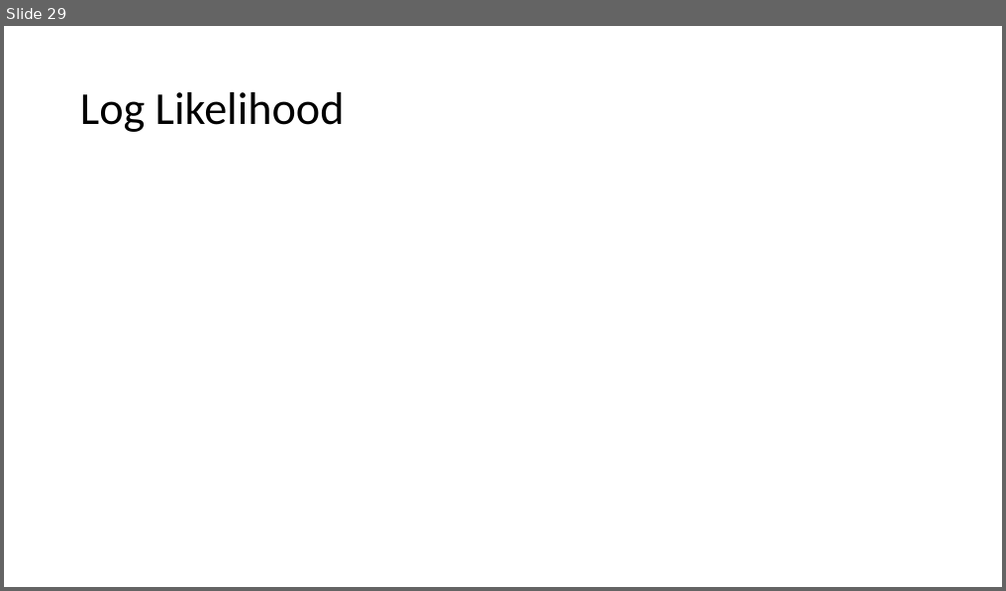
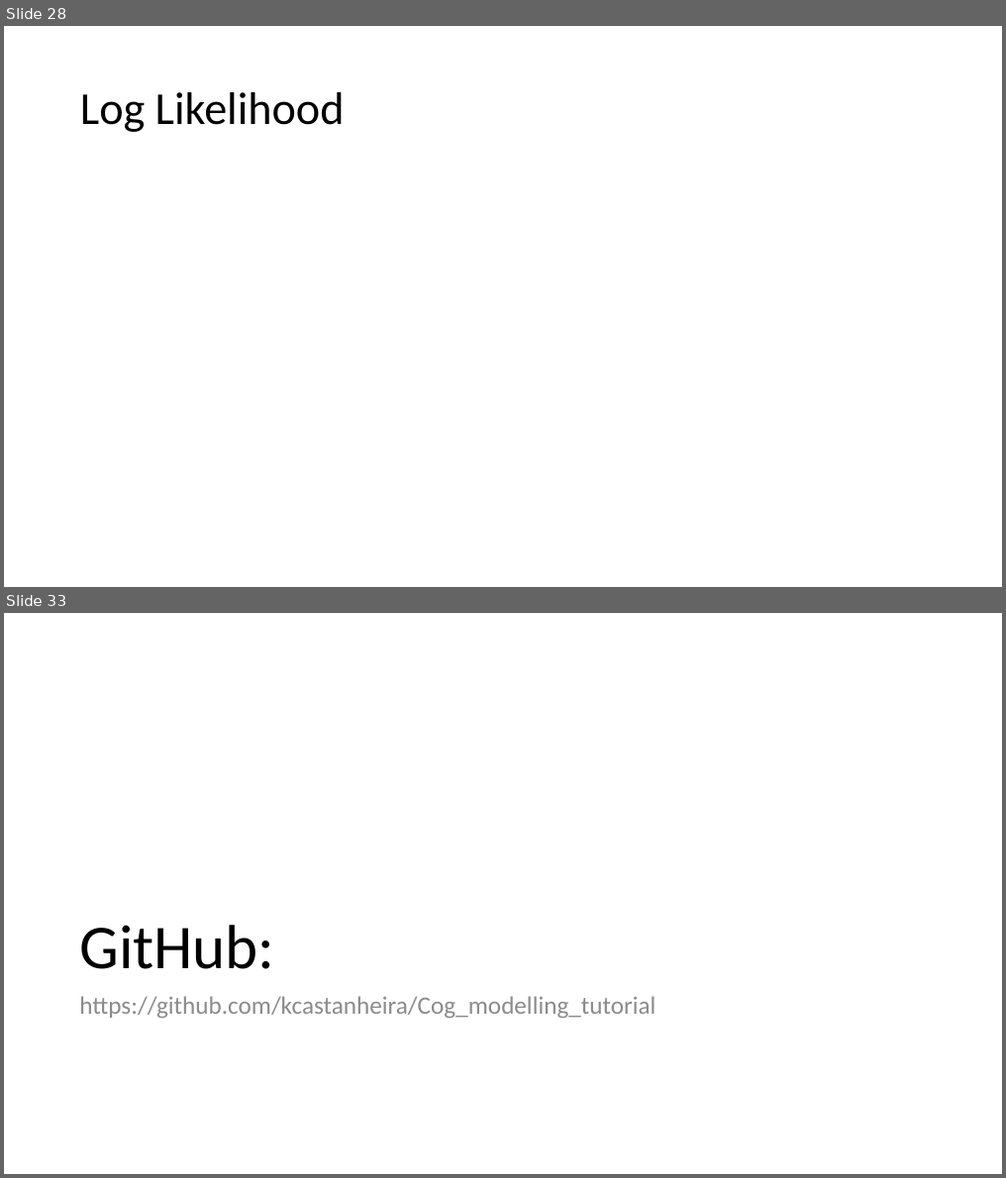
Before and after one commit to kcastanheira/Cog_modelling_tutorial, a slide deck: Modelling Tutorial.pptx. Shown one above the other, each under a label of ours: slide 29 before the commit, slides 28 and 33 after it; the slides between them are not shown. The pictures are 1006x591 and 1006x1178 pixels, drawn with LibreOffice and Linux fonts; fonts in the diff are those of the drawing; grey boxes stand for pictures. Boxes give left, top, right and bottom in pixels: in the first picture for what was removed or moved away, otherwise in the second. Text is boxed around its words. In the diff, an @@ line names an element or a change of style, - is before the commit and + after.

```diff
--- a/Modelling Tutorial.pptx
+++ b/Modelling Tutorial.pptx
@@ slide 33 added at (4, 613, 1002, 1174), background #FFFFFF @@
@@ title added at (79, 925, 274, 969), 60 pt, text #000000 @@
+GitHub:
@@ text added at (79, 996, 655, 1018), 24 pt, text #8C8C8C @@
+https://github.com/kcastanheira/Cog_modelling_tutorial
@@ what was slide 29 is now slide 28 @@
```
Also in this commit, not shown: 4 other slides added.
